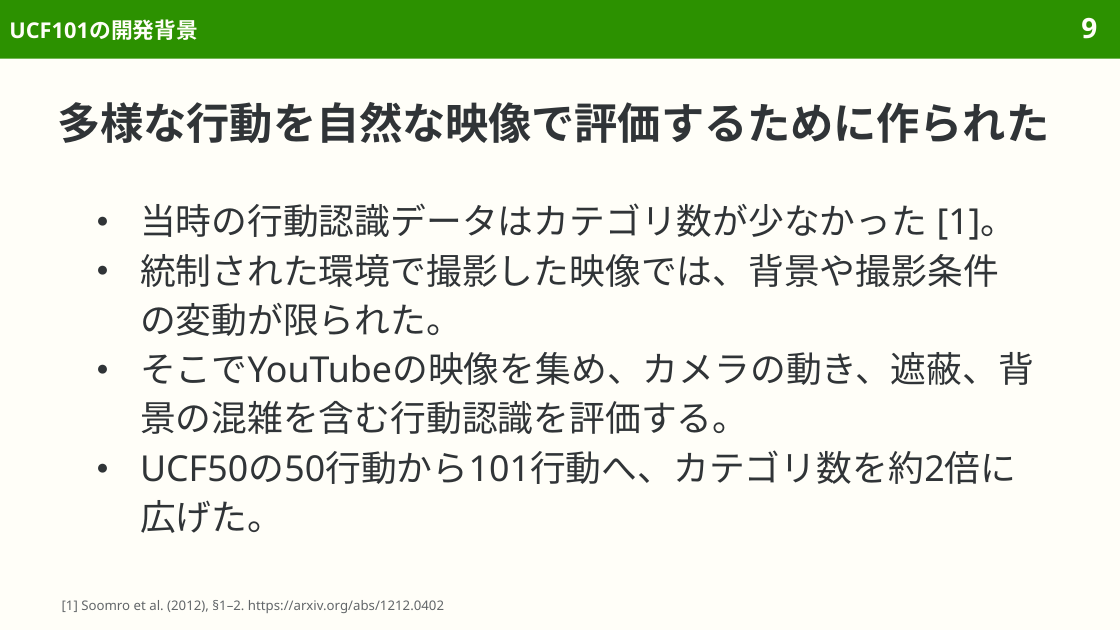
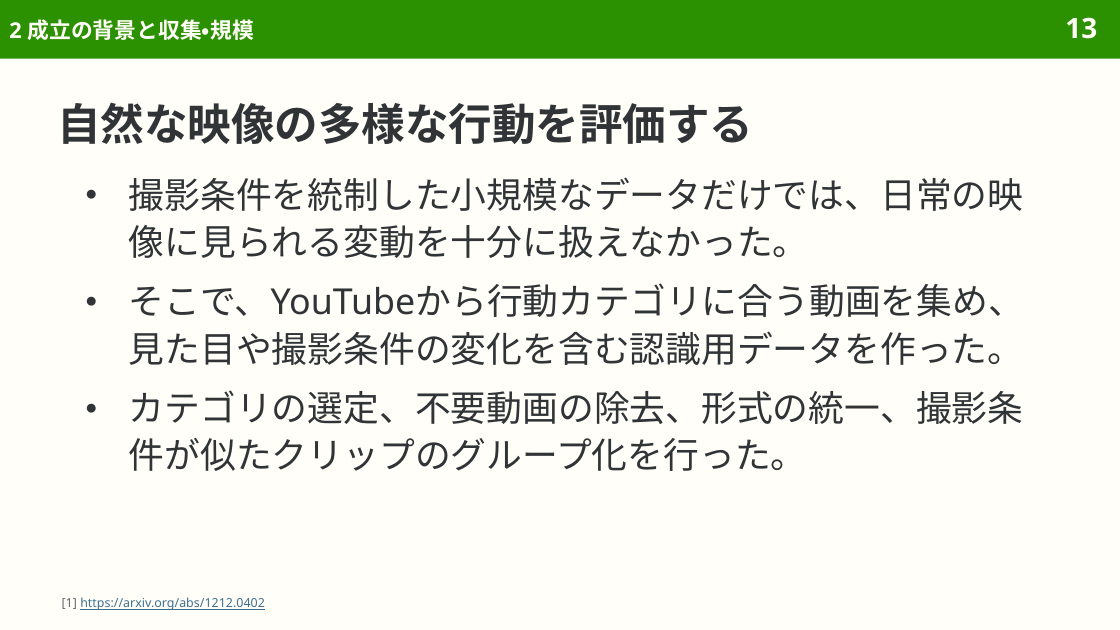
Before and after one commit to sasakiy84/datasets-in-10-minutes, a slide deck: slide 13 of slides/datasets-in-10-minutes-ucf101.pptx (slide 9 before the commit). Drawn at 1120x630 pixels with LibreOffice and Linux fonts; fonts in the diff are those of the drawing. Boxes give left, top, right and bottom in pixels: in the first picture for what was removed or moved away, otherwise in the second. Text is boxed around its words. In the diff, an @@ line names an element or a change of style, - is before the commit and + after.

```diff
--- a/slides/datasets-in-10-minutes-ucf101.pptx
+++ b/slides/datasets-in-10-minutes-ucf101.pptx
@@ title at [9,19,253,40]: text changed @@
-UCF101の開発背景
+2 成立の背景と収集・規模
@@ page number at [1065,17,1097,39]: text changed @@
-9
+13
@@ title at [57,102,753,144]: text changed; size 27.7 to 28 pt @@
-多様な行動を自然な映像で評価するために作られた
+自然な映像の多様な行動を評価する
@@ text at [129,177,1024,471]: text changed @@
-● 当時の行動認識データはカテゴリ数が少なかった [1]。
-● 統制された環境で撮影した映像では、背景や撮影条件の変動が限られた。
-● そこでYouTubeの映像を集め、カメラの動き、遮蔽、背景の混雑を含む行動認識を評価する。
-● UCF50の50行動から101行動へ、カテゴリ数を約2倍に広げた。
+● 撮影条件を統制した小規模なデータだけでは、日常の映像に見られる変動を十分に扱えなかった。
+● そこで、YouTubeから行動カテゴリに合う動画を集め、見た目や撮影条件の変化を含む認識用データを作った。
+● カテゴリの選定、不要動画の除去、形式の統一、撮影条件が似たクリップのグループ化を行った。
@@ text at [62,597,265,610]: text changed; size 8.5 to 8 pt; text colour #626669 to #3F6F8F @@
-[1] Soomro et al. (2012), §1–2. https://arxiv.org/abs/1212.0402
+[1] https://arxiv.org/abs/1212.0402
```
Also in this commit, not shown: 65 other slides changed, 7 slides added, 1 slide removed, 12 other files.
